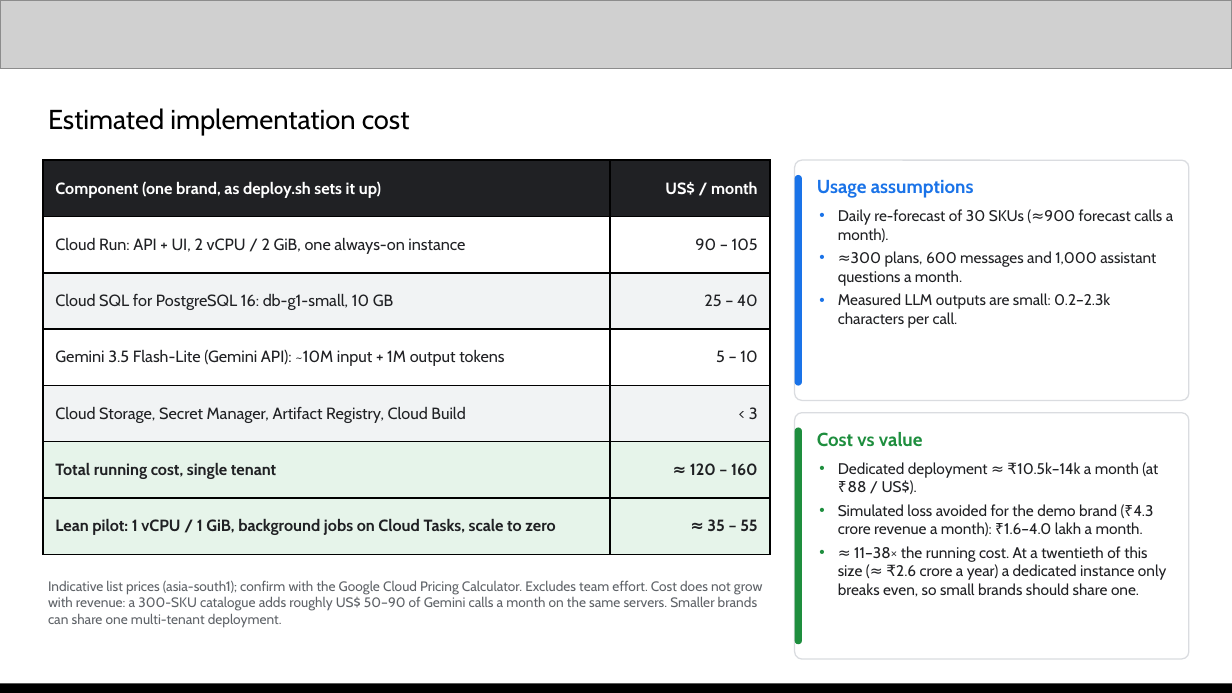
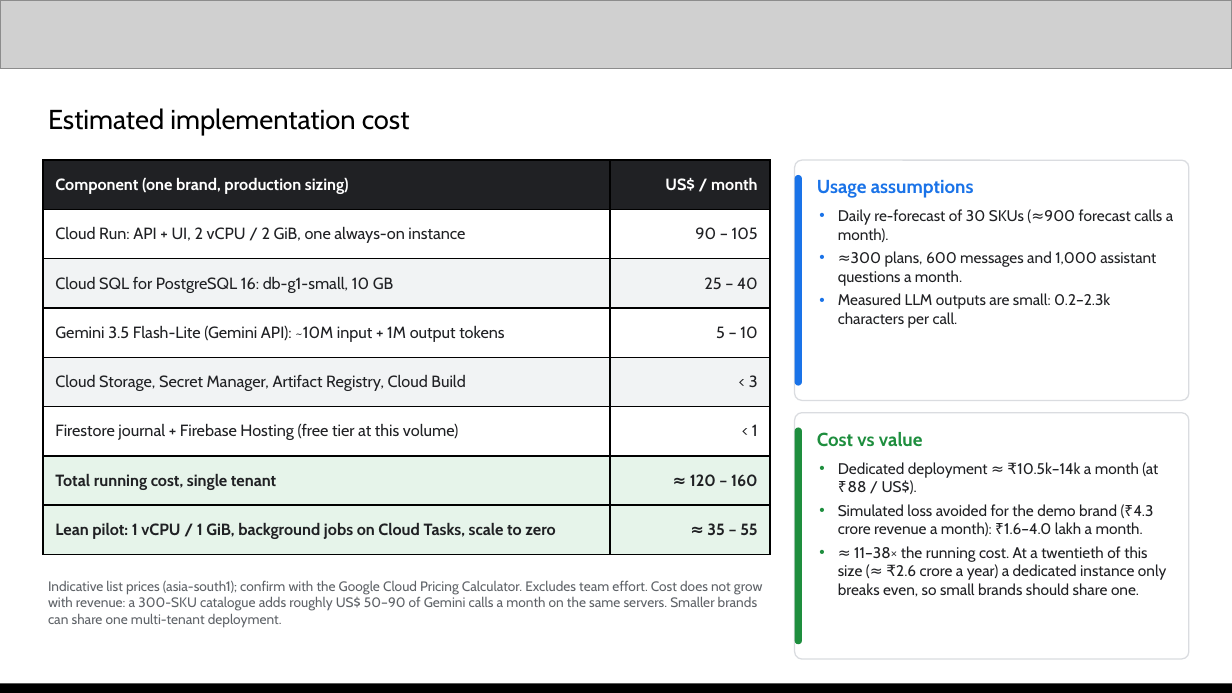
Before and after one commit to Xhahat/inventory-rescue, a slide deck: slide 9 of docs/Inventory_Rescue_AI_Builder_Cup.pptx. Drawn at 1232x693 pixels with LibreOffice and Linux fonts; fonts in the diff are those of the drawing; grey boxes stand for pictures. Boxes give left, top, right and bottom in pixels: in the first picture for what was removed or moved away, otherwise in the second. Text is boxed around its words. In the diff, an @@ line names an element or a change of style, - is before the commit and + after.

Commit message:
Update pitch deck for Firebase, Firestore and the new GUI; add PDF

```diff
--- a/docs/Inventory_Rescue_AI_Builder_Cup.pptx
+++ b/docs/Inventory_Rescue_AI_Builder_Cup.pptx
@@ table at [43,160,770,554] @@
-row 1, column 1: Component (one brand, as deploy.sh sets it up)
+row 1, column 1: Component (one brand, production sizing)
+row 6: Firestore journal + Firebase Hosting (free tier at this volume) | < 1
```
Also in this commit, not shown: 8 other slides changed, 1 other file.
